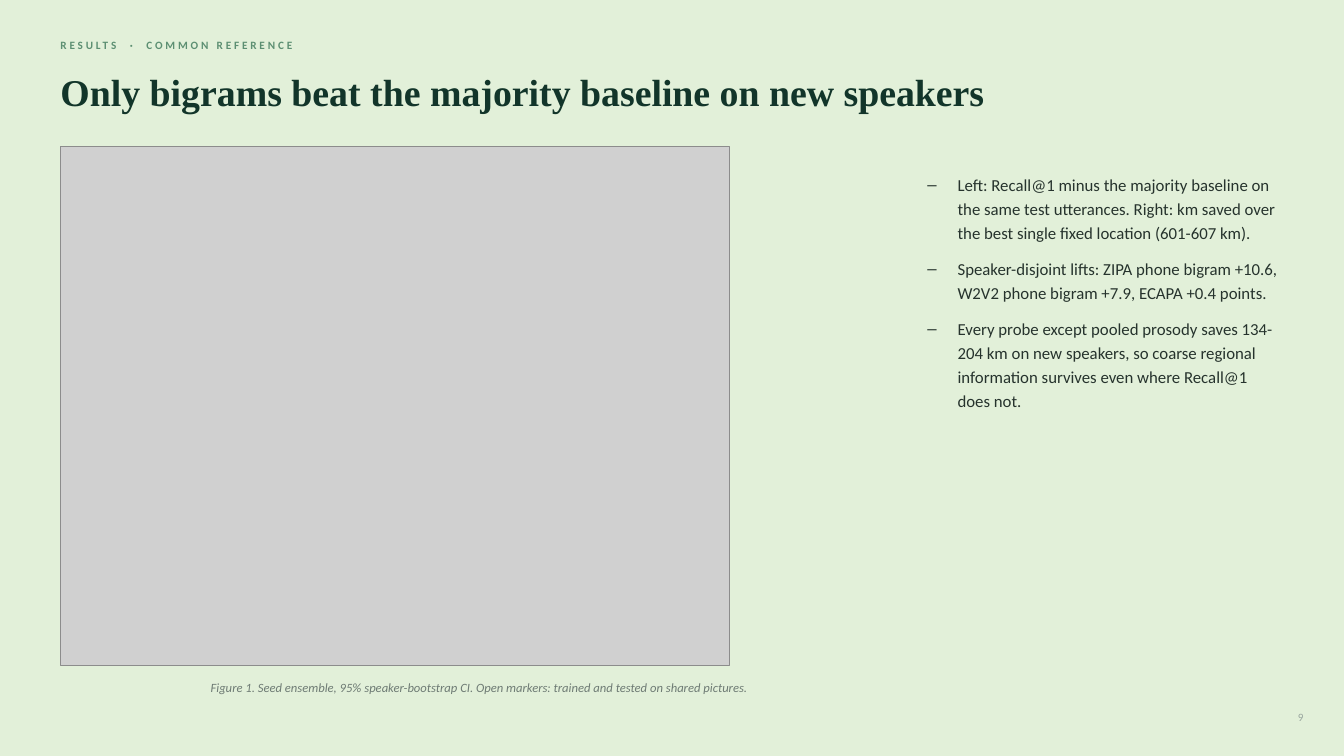
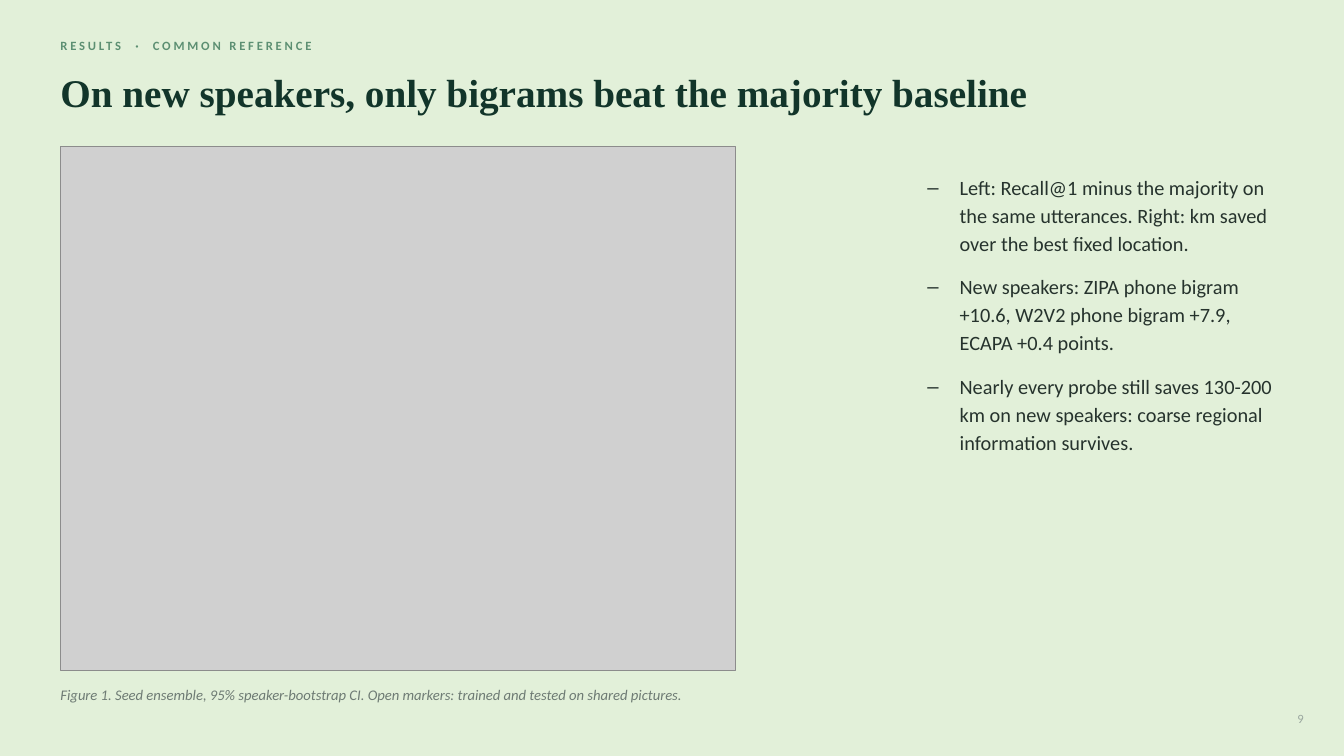
Before and after one commit to unignoramus11/sal-project, a slide deck: slide 9 of slides/mid/mid_evaluation.pptx. Drawn at 1344x756 pixels with LibreOffice and Linux fonts; fonts in the diff are those of the drawing; grey boxes stand for pictures. Boxes give left, top, right and bottom in pixels: in the first picture for what was removed or moved away, otherwise in the second. Text is boxed around its words. In the diff, an @@ line names an element or a change of style, - is before the commit and + after.

```diff
--- a/slides/mid/mid_evaluation.pptx
+++ b/slides/mid/mid_evaluation.pptx
@@ text "RESULTS · COMMON REFERENCE" at (153, 42, 311, 50): size 8 to 9 pt @@
@@ text at (60, 79, 1027, 115): text changed; size 27 to 28 pt @@
-Only bigrams beat the majority baseline on new speakers
+On new speakers, only bigrams beat the majority baseline
@@ picture: place and size @@
-picture at (60, 146, 730, 665)
+picture at (60, 146, 736, 670)
@@ text at (960, 181, 1272, 450): text changed; size 12 to 14.5 pt @@
-– Left: Recall@1 minus the majority baseline on the same test utterances. Right: km saved over the best single fixed location (601-607 km).
-– Speaker-disjoint lifts: ZIPA phone bigram +10.6, W2V2 phone bigram +7.9, ECAPA +0.4 points.
-– Every probe except pooled prosody saves 134-204 km on new speakers, so coarse regional information survives even where Recall@1 does not.
+– Left: Recall@1 minus the majority on the same utterances. Right: km saved over the best fixed location.
+– New speakers: ZIPA phone bigram +10.6, W2V2 phone bigram +7.9, ECAPA +0.4 points.
+– Nearly every probe still saves 130-200 km on new speakers: coarse regional information survives.
@@ text "Figure 1. Seed ensemble, 95% ..." at (60, 690, 682, 703): size 9 to 10.5 pt; alignment centre to left @@
```
Also in this commit, not shown: 14 other slides changed, 6 slides added, 2 slides removed, 6 other files.
